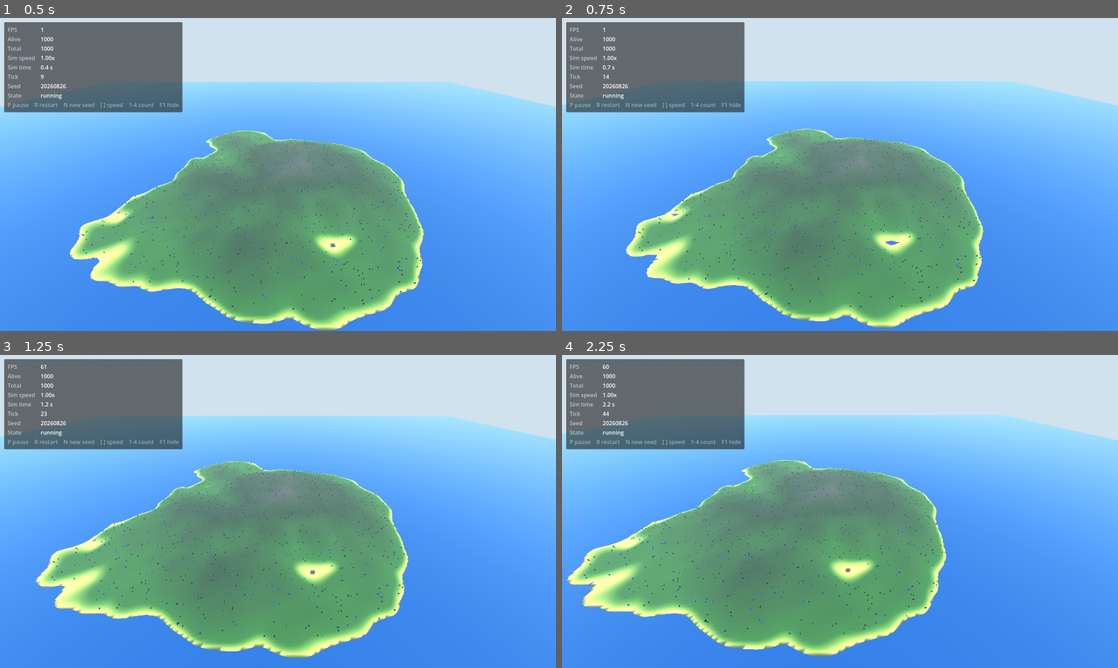
Above: before the commit, frames 1-4 (two rows, left to right).
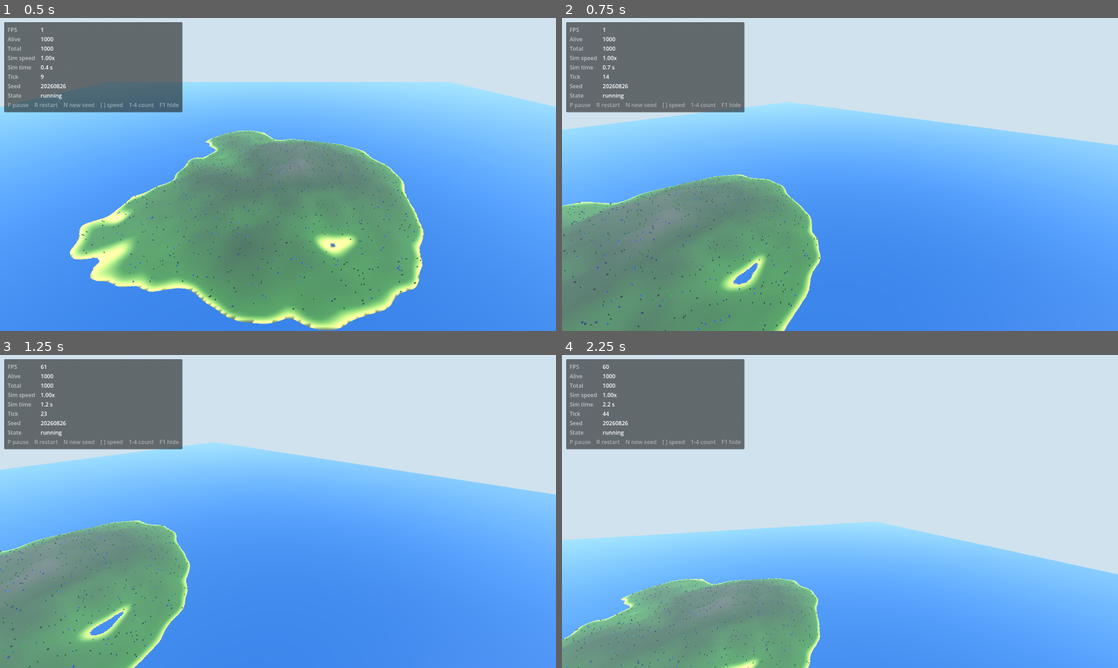
Above: after the commit, the same moments.

Repository: Twody2D/mass
Game: Godot game, scene res://scenes/main.tscn
The game is run twice, just before and just after one commit, with the same random seed, the same clock (stepped at 60 frames per second) and the same inputs.
Inputs (mouse positions are in pixels of both pictures, inside the frame that each line leads up to):
- Up to frame 1 (0.5 s): no input
- Up to frame 2 (0.75 s): tap Enter at 0.5 s; move the mouse to (962, 158) at 0.52 s; hold D from 0.53 s (still down); hold Ctrl from 0.53 s (still down); click (962, 158) at 0.67 s
- Up to frame 3 (1.25 s): keep holding D; keep holding Ctrl; tap Space at 0.77, 1.07 s; tap E at 0.8 s
- Up to frame 4 (2.25 s): release D at 1.25 s; release Ctrl at 1.25 s; drag from (728, 527) to (812, 574) at 1.27 s; move the mouse to (895, 442) at 2.02 s; hold D from 2.03 s (still down); hold Shift from 2.03 s (still down); click (895, 442) at 2.17 s

Frame 1 is identical in both runs. In frame 2, 48% of the frame differs, in the area x 0-100%, y 20-100%; in frame 3, 50%; in frame 4, 71%, in the area x 0-100%, y 19-100%.

Commit message:
feat(camera): fly the camera the way Minecraft does
Looking around no longer needs a button held down. The cursor is
captured, the mouse always turns the camera, Escape releases the pointer
and a click takes it back. Losing window focus releases it too, or the
window becomes a trap.

Movement is horizontal relative to the facing, with altitude on its own
keys: Space up, Shift down, Ctrl to sprint. Looking up while holding
forward does not make the camera climb, which is what makes flying over a
map predictable instead of a wrestling match with the pitch. The
direction comes from the yaw directly rather than from flattening the
basis, which degenerates to nothing when the camera looks straight down.

The camera tracks its own capture intent instead of reading back
Input.mouse_mode. A display server is free to ignore a capture request,
and whether the camera turns should not depend on that; it also makes
looking around testable without a window.

Verified with tools/verify_camera.tscn, now 22 checks: the mouse turns
and pitches the camera, pitch stops at 89 degrees either way, forward
stays level at every yaw and points where it should, Escape releases the
pointer, a released pointer no longer turns the camera, and a click takes
it back. The rest of the suite still passes.

Diff:
--- a/scripts/camera/free_camera.gd
+++ b/scripts/camera/free_camera.gd
@@ -1,13 +1,20 @@
 class_name FreeCamera
 extends Camera3D
-## Free flying observer camera, in the style of the Godot editor's own flycam.
+## Free flying observer camera, controlled the way creative flight works in
+## Minecraft.
 ##
-## Mouse look is bound to holding the right button rather than permanently
-## capturing the cursor, because the debug UI needs the pointer. Keys are polled
-## by physical position, so WASD stays where it is on non-QWERTY layouts.
+## The cursor is captured and the mouse always looks around, with no button to
+## hold. Escape releases it when the pointer is needed elsewhere, and a click
+## takes it back.
 ##
-## Tuning lives here rather than in GameConfig: none of it means anything to any
-## other system.
+## Movement is horizontal relative to where the camera is facing, and altitude
+## is on its own keys. Looking up while pressing forward does not make the
+## camera climb, which is what makes flying over a map predictable rather than
+## a wrestling match with the pitch.
+##
+## Keys are polled by physical position, so WASD stays where it is on non-QWERTY
+## layouts. Tuning lives here rather than in GameConfig: none of it means
+## anything to any other system.
 
 const BASE_SPEED := 80.0
 const MIN_SPEED := 2.0
@@ -31,54 +38,83 @@
 var _velocity := Vector3.ZERO
 var _yaw := 0.0
 var _pitch := 0.0
-var _looking := false
+## The camera's own intent, not a query of Input.mouse_mode. A display server
+## may ignore a capture request, and whether the camera turns should not depend
+## on that.
+var _mouse_captured := false
 
 
 func _ready() -> void:
 	# Adopt whatever orientation the scene placed us at instead of snapping.
 	_yaw = rotation.y
 	_pitch = clampf(rotation.x, -MAX_PITCH, MAX_PITCH)
+	capture_mouse(true)
 
 
 func _notification(what: int) -> void:
-	# Losing focus mid-drag would otherwise leave the cursor captured.
+	# Losing focus while captured would trap the cursor in a window the user has
+	# already left.
 	if what == NOTIFICATION_APPLICATION_FOCUS_OUT:
-		_set_looking(false)
+		capture_mouse(false)
+
+
+## Grabs or releases the pointer. Public so the UI can free it when it needs to.
+func capture_mouse(active: bool) -> void:
+	_mouse_captured = active
+	Input.mouse_mode = Input.MOUSE_MODE_CAPTURED if active else Input.MOUSE_MODE_VISIBLE
+
+
+func is_mouse_captured() -> bool:
+	return _mouse_captured
 
 
 func _unhandled_input(event: InputEvent) -> void:
 	if event is InputEventMouseButton:
 		var button := event as InputEventMouseButton
+		if not button.pressed:
+			return
 		match button.button_index:
-			MOUSE_BUTTON_RIGHT:
-				_set_looking(button.pressed)
 			MOUSE_BUTTON_WHEEL_UP:
-				if button.pressed:
-					speed = minf(speed * SPEED_STEP, MAX_SPEED)
+				speed = minf(speed * SPEED_STEP, MAX_SPEED)
 			MOUSE_BUTTON_WHEEL_DOWN:
-				if button.pressed:
-					speed = maxf(speed / SPEED_STEP, MIN_SPEED)
-	elif event is InputEventMouseMotion and _looking:
+				speed = maxf(speed / SPEED_STEP, MIN_SPEED)
+			_:
+				# Any click takes the pointer back after Escape released it.
+				capture_mouse(true)
+	elif event is InputEventMouseMotion and is_mouse_captured():
 		var motion := event as InputEventMouseMotion
 		_yaw -= motion.relative.x * MOUSE_SENSITIVITY
 		_pitch = clampf(_pitch - motion.relative.y * MOUSE_SENSITIVITY, -MAX_PITCH, MAX_PITCH)
 		rotation = Vector3(_pitch, _yaw, 0.0)
+	elif event is InputEventKey and event.is_pressed():
+		if (event as InputEventKey).physical_keycode == KEY_ESCAPE:
+			capture_mouse(false)
 
 
 func _process(delta: float) -> void:
 	var target := _input_direction() * speed
-	if Input.is_physical_key_pressed(KEY_SHIFT):
+	if Input.is_physical_key_pressed(KEY_CTRL):
 		target *= BOOST_MULTIPLIER
 	# Exponential smoothing, frame rate independent.
 	_velocity = _velocity.lerp(target, 1.0 - exp(-ACCELERATION * delta))
 	position = _clamp_to_world(position + _velocity * delta)
 
 
-## Movement is relative to where the camera is pointing, except for the vertical
-## axis, which stays world aligned so climbing does not depend on the pitch.
+## Where forward is on the ground plane, ignoring pitch. Taken from the yaw
+## directly rather than by flattening the basis, which degenerates to nothing
+## when the camera looks straight down.
+func horizontal_forward() -> Vector3:
+	return Vector3(-sin(_yaw), 0.0, -cos(_yaw))
+
+
+func horizontal_right() -> Vector3:
+	return Vector3(cos(_yaw), 0.0, -sin(_yaw))
+
+
+## Horizontal movement follows the yaw only, and altitude is on its own keys.
 func _input_direction() -> Vector3:
-	var forward := -global_transform.basis.z
-	var right := global_transform.basis.x
+	var forward := horizontal_forward()
+	var right := horizontal_right()
 	var direction := Vector3.ZERO
 	if Input.is_physical_key_pressed(KEY_W):
 		direction += forward
@@ -88,9 +124,9 @@
 		direction += right
 	if Input.is_physical_key_pressed(KEY_A):
 		direction -= right
-	if Input.is_physical_key_pressed(KEY_E) or Input.is_physical_key_pressed(KEY_SPACE):
+	if Input.is_physical_key_pressed(KEY_SPACE) or Input.is_physical_key_pressed(KEY_E):
 		direction += Vector3.UP
-	if Input.is_physical_key_pressed(KEY_Q) or Input.is_physical_key_pressed(KEY_CTRL):
+	if Input.is_physical_key_pressed(KEY_SHIFT) or Input.is_physical_key_pressed(KEY_Q):
 		direction -= Vector3.UP
 	return direction.normalized()
 
@@ -101,10 +137,3 @@
 		clampf(p.x, -limit, limit),
 		clampf(p.y, MIN_ALTITUDE, MAX_ALTITUDE),
 		clampf(p.z, -limit, limit))
-
-
-func _set_looking(active: bool) -> void:
-	if _looking == active:
-		return
-	_looking = active
-	Input.mouse_mode = Input.MOUSE_MODE_CAPTURED if active else Input.MOUSE_MODE_VISIBLE
--- a/tools/verify_camera.gd
+++ b/tools/verify_camera.gd
@@ -46,8 +46,69 @@
 		cam._process(0.016)
 	failures += _check("no drift without input", cam.position.is_equal_approx(before))
 
+	# Looking around, the part that used to need a held button.
+	cam._yaw = 0.0
+	cam._pitch = 0.0
+	_look(cam, 100.0, 0.0)
+	failures += _check("mouse turns the camera (yaw %.3f)" % cam._yaw, cam._yaw < 0.0)
+	_look(cam, 0.0, 100.0)
+	failures += _check("mouse pitches the camera (%.3f)" % cam._pitch, cam._pitch < 0.0)
+	for i in 200:
+		_look(cam, 0.0, -100.0)
+	failures += _check("pitch stops short of straight up (%.1f deg)" % rad_to_deg(cam._pitch),
+		is_equal_approx(cam._pitch, FreeCamera.MAX_PITCH))
+	for i in 400:
+		_look(cam, 0.0, 100.0)
+	failures += _check("pitch stops short of straight down (%.1f deg)" % rad_to_deg(cam._pitch),
+		is_equal_approx(cam._pitch, -FreeCamera.MAX_PITCH))
+
+	# Movement must stay level however far the camera is pitched.
+	for yaw in [0.0, PI * 0.5, PI, -PI * 0.25]:
+		cam._yaw = yaw
+		failures += _check("forward is level at yaw %.2f" % yaw,
+			is_zero_approx(cam.horizontal_forward().y))
+	cam._yaw = 0.0
+	failures += _check("yaw 0 faces -Z", cam.horizontal_forward().is_equal_approx(Vector3(0, 0, -1)))
+	cam._yaw = PI * 0.5
+	failures += _check("yaw 90 faces -X",
+		cam.horizontal_forward().is_equal_approx(Vector3(-1, 0, 0)))
+	failures += _check("right is perpendicular to forward",
+		is_zero_approx(cam.horizontal_forward().dot(cam.horizontal_right())))
+
+	# The pointer must be releasable, or the window becomes a trap.
+	cam.capture_mouse(true)
+	failures += _check("mouse starts captured", cam.is_mouse_captured())
+	_press(cam, KEY_ESCAPE)
+	failures += _check("escape releases the pointer", not cam.is_mouse_captured())
+	cam._yaw = 0.0
+	_look(cam, 100.0, 0.0)
+	failures += _check("a released pointer does not turn the camera", is_zero_approx(cam._yaw))
+	_click(cam, MOUSE_BUTTON_LEFT)
+	failures += _check("a click takes the pointer back", cam.is_mouse_captured())
+	cam.capture_mouse(false)
+
 	print("failures       : %d" % failures)
 	get_tree().quit(1 if failures > 0 else 0)
+
+
+func _look(cam: FreeCamera, dx: float, dy: float) -> void:
+	var event := InputEventMouseMotion.new()
+	event.relative = Vector2(dx, dy)
+	cam._unhandled_input(event)
+
+
+func _press(cam: FreeCamera, key: Key) -> void:
+	var event := InputEventKey.new()
+	event.physical_keycode = key
+	event.pressed = true
+	cam._unhandled_input(event)
+
+
+func _click(cam: FreeCamera, button: MouseButton) -> void:
+	var event := InputEventMouseButton.new()
+	event.button_index = button
+	event.pressed = true
+	cam._unhandled_input(event)
 
 
 func _check(what: String, ok: bool) -> int:
Not shown, changed: ARCHITECTURE.md
Not shown, changed: README.md
